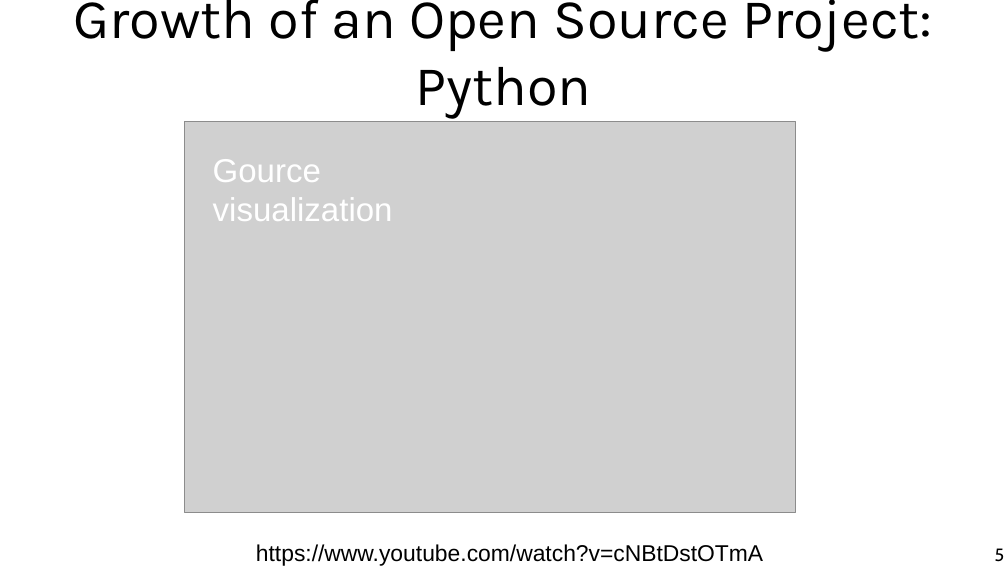
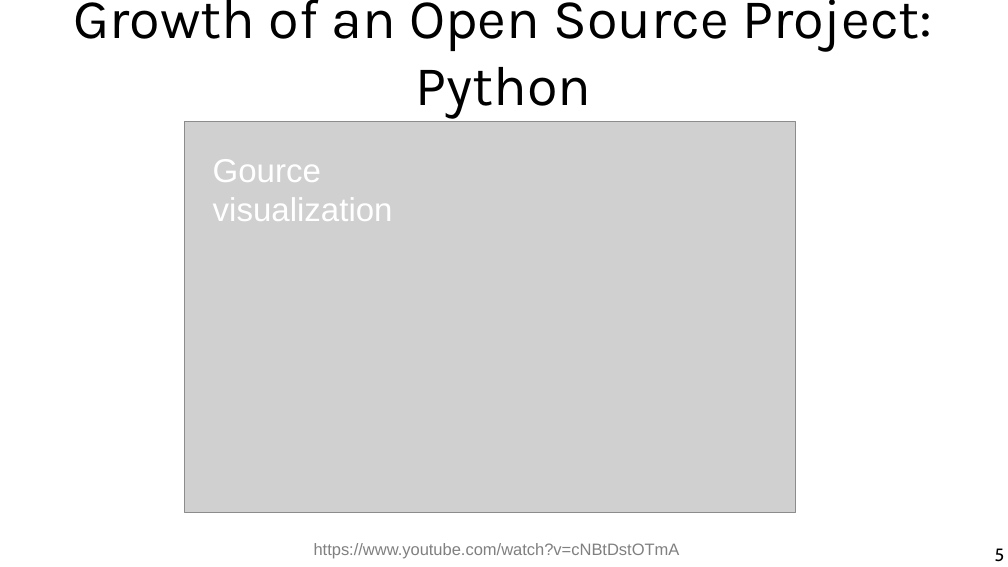
Before and after one commit to chatox/networks-science-course, a slide deck: slide 5 of theory/odp/tt16-preferential_attachment.odp. Drawn at 1008x567 pixels with LibreOffice and Linux fonts; fonts in the diff are those of the drawing; grey boxes stand for pictures. Boxes give left, top, right and bottom in pixels: in the first picture for what was removed or moved away, otherwise in the second. Text is boxed around its words. In the diff, an @@ line names an element or a change of style, - is before the commit and + after.

```diff
--- a/theory/odp/tt16-preferential_attachment.odp
+++ b/theory/odp/tt16-preferential_attachment.odp
@@ text "https://www.youtube.com/watch?v=cNBtDstOTmA": place and size @@
-text "https://www.youtube.com/watch?v=cNBtDstOTmA" at box(256, 544, 763, 566)
+text "https://www.youtube.com/watch?v=cNBtDstOTmA" at box(314, 543, 680, 559)
@@ text "https://www.youtube.com/watch?v=cNBtDstOTmA" at box(314, 543, 680, 559): size 18 to 13 pt, text colour #000000 to #808080 @@
```
Also in this commit, not shown: 1 other slide changed, 16 other files.
